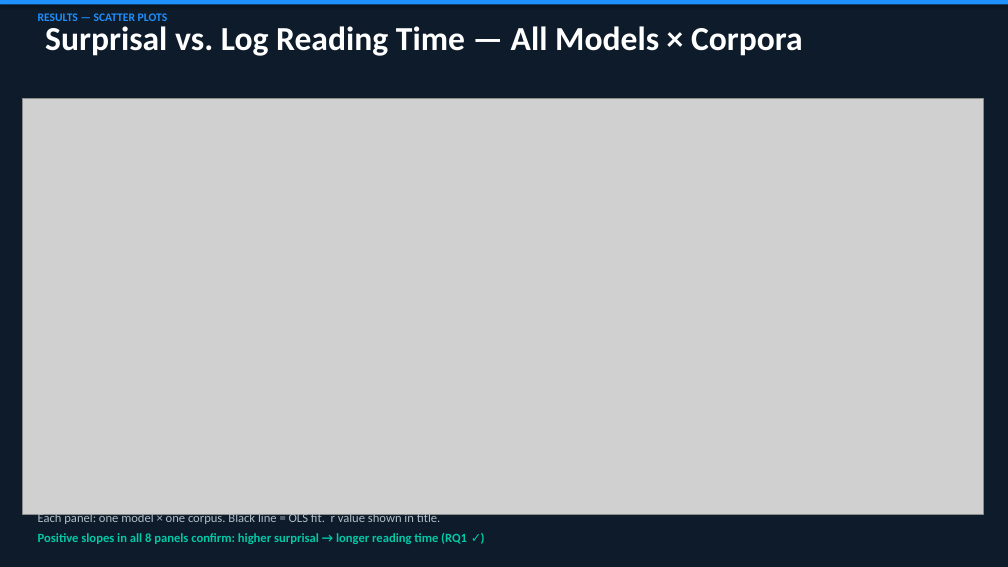
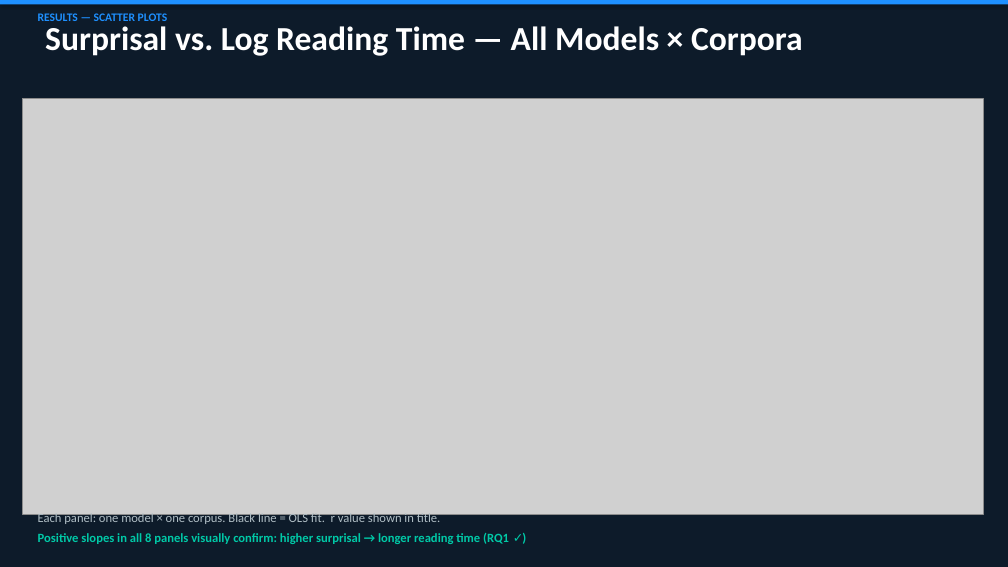
Before and after one commit to MuditGupta2502/Predicting-Human-Reading-Difficulty-using-Language-Model-Surprisal, a slide deck: slide 15 of results/Project_Presentation.pptx (slide 13 before the commit). Drawn at 1008x567 pixels with LibreOffice and Linux fonts; fonts in the diff are those of the drawing; grey boxes stand for pictures. Boxes give left, top, right and bottom in pixels: in the first picture for what was removed or moved away, otherwise in the second. Text is boxed around its words. In the diff, an @@ line names an element or a change of style, - is before the commit and + after.

```diff
--- a/results/Project_Presentation.pptx
+++ b/results/Project_Presentation.pptx
@@ text at [38,533,509,544]: text changed @@
-Positive slopes in all 8 panels confirm: higher surprisal → longer reading time (RQ1 ✓)
+Positive slopes in all 8 panels visually confirm: higher surprisal → longer reading time (RQ1 ✓)
```
Also in this commit, not shown: 8 other slides changed, 8 slides added, 6 slides removed, 1 other file.
